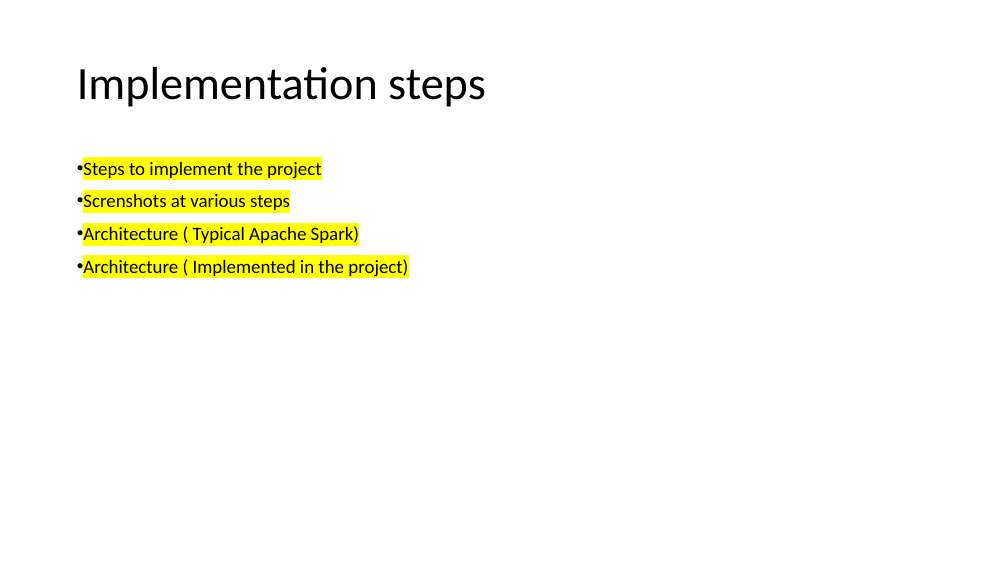
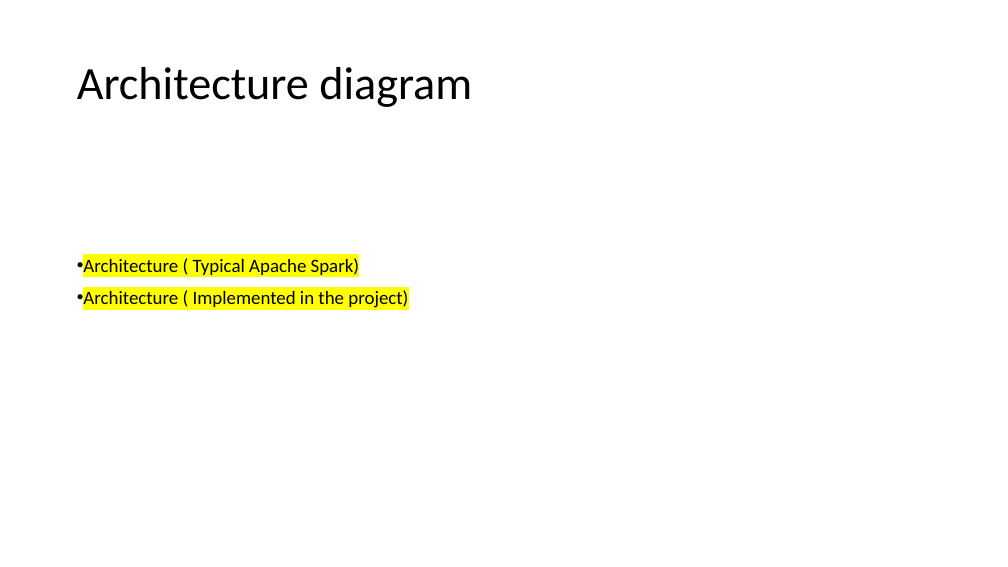
Before and after one commit to gprasad09/Apache-Spark-Cluster-Project, a slide deck: slide 11 of misc/ProjectReports-In progress/TermProject.pptx (slide 8 before the commit). Drawn at 1008x567 pixels with LibreOffice and Linux fonts; fonts in the diff are those of the drawing. Boxes give left, top, right and bottom in pixels: in the first picture for what was removed or moved away, otherwise in the second. Text is boxed around its words. In the diff, an @@ line names an element or a change of style, - is before the commit and + after.

```diff
--- a/misc/ProjectReports-In progress/TermProject.pptx
+++ b/misc/ProjectReports-In progress/TermProject.pptx
@@ title at <box>77,67,472,107</box>: text changed @@
-Implementation steps
+Architecture diagram
@@ text at <box>83,162,321,210</box>: paragraphs removed @@
-• Steps to implement the project
-• Screnshots at various steps
```
Also in this commit, not shown: 1 other slide changed, 11 slides added, 1 slide removed.
